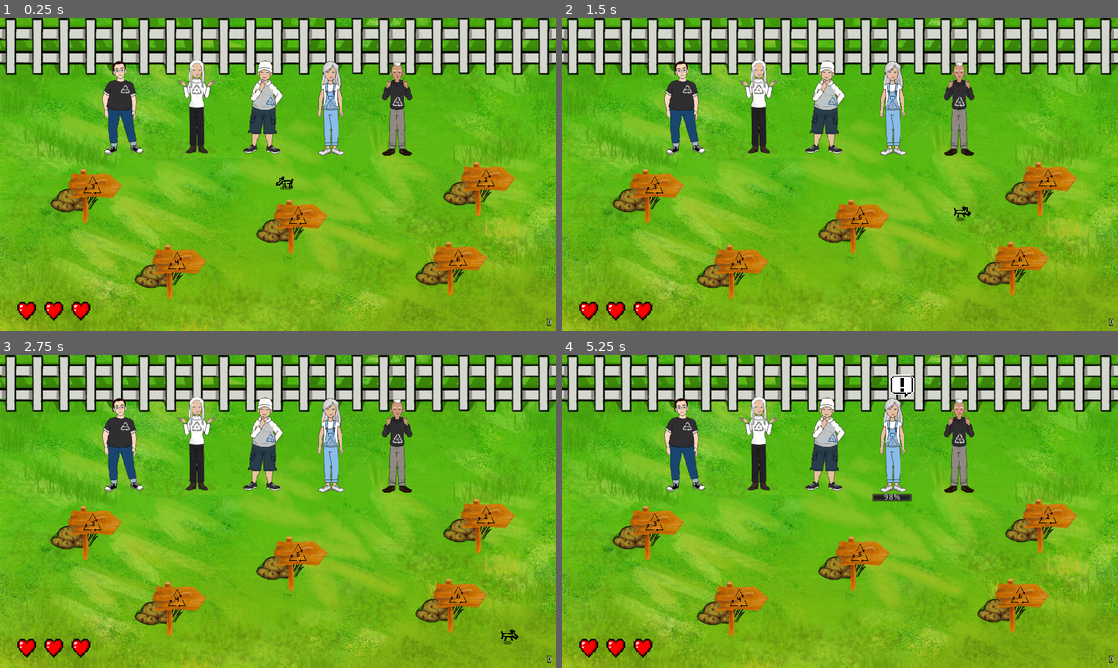
Above: before the commit, frames 1-4 (two rows, left to right).
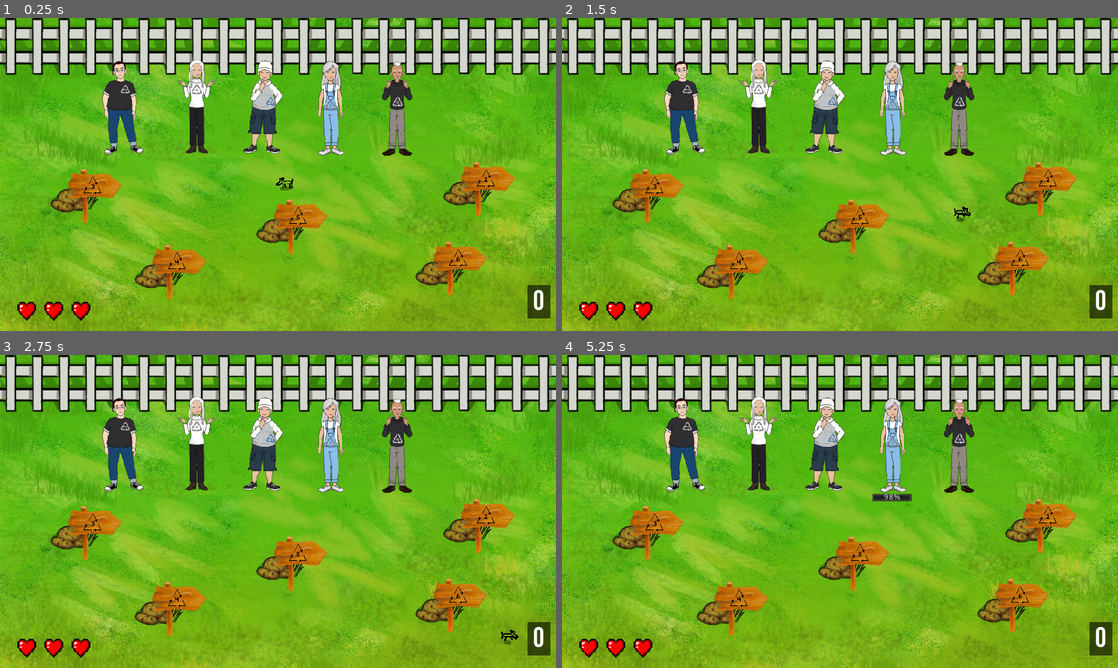
Above: after the commit, the same moments.

Repository: devlhm/FeiraTecnologica
Game: Godot game, scene res://Scenes/MainScene.tscn
Two runs of this game, one before a commit and one after it. Both use one fixed random seed, a clock stepped at 60 frames per second and the inputs below.
Inputs:
- Up to frame 1 (0.25 s): no input
- Up to frame 2 (1.5 s): tap Enter at 0.5 s; hold D (right) 0.53-1.28 s; hold E (interact) 0.53-1.28 s; hold S (down) from 1.28 s (still down); tap E (interact) at 1.35 s
- Up to frame 3 (2.75 s): tap Space at 2 s; release S (down) at 2.03 s; hold D (right) from 2.03 s (still down); hold E (interact) from 2.03 s (still down)
- Up to frame 4 (5.25 s): tap Enter at 2.75 s; release D (right) at 2.78 s; release E (interact) at 2.78 s; hold W (up) 2.78-3.53 s; tap E (interact) at 2.85, 4.35 s; hold E (interact) 3.53-4.28 s; hold A (left) 3.53-5.03 s; tap Space at 5 s; hold S (down) from 5.03 s (still down); hold E (interact) from 5.03 s (still down)

The runs differ from the first frame. In frame 1, 0.5% of the frame differs, in the area x 49-100%, y 50-99%; in frame 2, 0.5%; in frame 3, 0.5%; in frame 4, 0.7%, in the area x 59-100%, y 6-99%.

Commit message:
added dig and order sounds

Diff:
--- a/Scenes/DeliveryZone.tscn
+++ b/Scenes/DeliveryZone.tscn
@@ -2,7 +2,7 @@
 
 [ext_resource path="res://Sprites/Characters/pead_char.png" type="Texture" id=1]
 [ext_resource path="res://Scripts/DeliveryZone.gd" type="Script" id=2]
-[ext_resource path="res://Sprites/exclamation_mark.png" type="Texture" id=3]
+[ext_resource path="res://Sounds/right.ogg" type="AudioStream" id=3]
 
 [sub_resource type="RectangleShape2D" id=1]
 extents = Vector2( 25, 20 )
@@ -14,11 +14,9 @@
 request_chance = 0.3
 
 [node name="Exclamation" type="Sprite" parent="."]
-visible = false
 position = Vector2( 21, -100 )
 scale = Vector2( 0.2, 0.2 )
 z_index = 1
-texture = ExtResource( 3 )
 
 [node name="Sprite" type="Sprite" parent="."]
 position = Vector2( -2, 59 )
@@ -44,6 +42,8 @@
 }
 
 [node name="RightSFX" type="AudioStreamPlayer" parent="."]
+stream = ExtResource( 3 )
+volume_db = -2.0
 
 [node name="OrderSFX" type="AudioStreamPlayer" parent="."]
 
--- a/Scenes/HUD.tscn
+++ b/Scenes/HUD.tscn
@@ -1,8 +1,9 @@
-[gd_scene load_steps=5 format=2]
+[gd_scene load_steps=6 format=2]
 
 [ext_resource path="res://Scripts/HUD.gd" type="Script" id=1]
 [ext_resource path="res://Sprites/heart.png" type="Texture" id=2]
 [ext_resource path="res://Scenes/HPBar.gd" type="Script" id=3]
+[ext_resource path="res://Resources/BebasNeueDynamic.tres" type="DynamicFont" id=4]
 
 [sub_resource type="StyleBoxFlat" id=1]
 bg_color = Color( 0, 0, 0, 0.588235 )
@@ -22,21 +23,25 @@
 anchor_top = 1.0
 anchor_right = 1.0
 anchor_bottom = 1.0
-margin_left = -24.0
-margin_top = -30.0
-custom_constants/margin_right = 8
-custom_constants/margin_top = 8
-custom_constants/margin_left = 8
-custom_constants/margin_bottom = 8
+margin_left = -59.0
+margin_top = -99.0
+grow_horizontal = 0
+custom_constants/margin_right = 10
+custom_constants/margin_top = 20
+custom_constants/margin_left = 10
+custom_constants/margin_bottom = 20
 __meta__ = {
 "_edit_use_anchors_": false
 }
 
 [node name="ScoreLabel" type="Label" parent="Margin"]
-margin_left = 8.0
-margin_top = 8.0
-margin_right = 16.0
-margin_bottom = 22.0
+margin_left = 10.0
+margin_top = 20.0
+margin_right = 49.0
+margin_bottom = 79.0
+grow_horizontal = 0
+grow_vertical = 0
+custom_fonts/font = ExtResource( 4 )
 custom_styles/normal = SubResource( 1 )
 text = "0"
 align = 1
--- a/Scenes/MainScene.tscn
+++ b/Scenes/MainScene.tscn
@@ -9,7 +9,6 @@
 [ext_resource path="res://Scenes/Characters/PEBD.tscn" type="PackedScene" id=7]
 [ext_resource path="res://Scenes/Characters/PS.tscn" type="PackedScene" id=8]
 [ext_resource path="res://Scenes/Characters/PP.tscn" type="PackedScene" id=9]
-[ext_resource path="res://Sounds/musiquinha.ogg" type="AudioStream" id=10]
 
 [sub_resource type="StyleBoxFlat" id=1]
 content_margin_left = 10.0
@@ -35,6 +34,7 @@
 
 [node name="Player" parent="." instance=ExtResource( 1 )]
 position = Vector2( 490, 284 )
+scale = Vector2( 1.00323, 0.964518 )
 
 [node name="Hole2" parent="." instance=ExtResource( 2 )]
 position = Vector2( 276, 438 )
@@ -114,8 +114,3 @@
 
 [node name="DeliveryZone" parent="." instance=ExtResource( 3 )]
 position = Vector2( 210, 154 )
-
-[node name="Music" type="AudioStreamPlayer" parent="."]
-stream = ExtResource( 10 )
-volume_db = -8.0
-autoplay = true
--- /dev/null
+++ b/Scenes/Music.tscn
@@ -0,0 +1,8 @@
+[gd_scene load_steps=2 format=2]
+
+[ext_resource path="res://Sounds/musiquinha.ogg" type="AudioStream" id=1]
+
+[node name="Music" type="AudioStreamPlayer"]
+stream = ExtResource( 1 )
+volume_db = -8.0
+autoplay = true
--- a/Scenes/Player.tscn
+++ b/Scenes/Player.tscn
@@ -1,13 +1,22 @@
-[gd_scene load_steps=12 format=2]
+[gd_scene load_steps=13 format=2]
 
 [ext_resource path="res://Sprites/Placeholders/DogWalking.png" type="Texture" id=1]
 [ext_resource path="res://Scripts/Player.gd" type="Script" id=2]
 [ext_resource path="res://Sprites/Placeholders/DogAction.png" type="Texture" id=3]
 [ext_resource path="res://Sprites/Placeholders/Item.png" type="Texture" id=4]
+[ext_resource path="res://Sounds/cavando_sem_ruido.ogg" type="AudioStream" id=5]
 
 [sub_resource type="AtlasTexture" id=3]
 atlas = ExtResource( 1 )
 region = Rect2( 0, 0, 32, 32 )
+
+[sub_resource type="AtlasTexture" id=4]
+atlas = ExtResource( 3 )
+region = Rect2( 0, 0, 32, 32 )
+
+[sub_resource type="AtlasTexture" id=5]
+atlas = ExtResource( 3 )
+region = Rect2( 32, 0, 32, 32 )
 
 [sub_resource type="AtlasTexture" id=6]
 atlas = ExtResource( 1 )
@@ -17,14 +26,6 @@
 atlas = ExtResource( 1 )
 region = Rect2( 32, 0, 32, 32 )
 
-[sub_resource type="AtlasTexture" id=4]
-atlas = ExtResource( 3 )
-region = Rect2( 0, 0, 32, 32 )
-
-[sub_resource type="AtlasTexture" id=5]
-atlas = ExtResource( 3 )
-region = Rect2( 32, 0, 32, 32 )
-
 [sub_resource type="SpriteFrames" id=1]
 animations = [ {
 "frames": [ SubResource( 3 ) ],
@@ -32,14 +33,14 @@
 "name": "Idle",
 "speed": 5.0
 }, {
+"frames": [ SubResource( 4 ), SubResource( 5 ) ],
+"loop": true,
+"name": "Action",
+"speed": 8.0
+}, {
 "frames": [ SubResource( 6 ), SubResource( 7 ) ],
 "loop": true,
 "name": "Walk",
-"speed": 8.0
-}, {
-"frames": [ SubResource( 4 ), SubResource( 5 ) ],
-"loop": true,
-"name": "Action",
 "speed": 8.0
 } ]
 
@@ -66,3 +67,7 @@
 [node name="Collision" type="CollisionShape2D" parent="."]
 visible = false
 shape = SubResource( 2 )
+
+[node name="DigSFX" type="AudioStreamPlayer" parent="."]
+stream = ExtResource( 5 )
+volume_db = -2.0
--- a/Scripts/DeliveryZone.gd
+++ b/Scripts/DeliveryZone.gd
@@ -77,6 +77,8 @@
 
 func start_request():
 	requesting = true
+	$RightSFX.play()
+	$RightSFX.pitch_scale = rand_range(0.9, 1.1)
 	$Exclamation.show()
 	$DeliveryTimeBar.show()
 	$DeliveryTimeTween.interpolate_property($DeliveryTimeBar, "value", $DeliveryTimeBar.value, 0, request_duration)
@@ -84,6 +86,7 @@
 
 func _on_delivery_timeout(_object: Object, _key: NodePath) -> void:
 	emit_signal("delivery_timeout")
+	requesting = false
 
 	yield(get_tree().create_timer(1.0), "timeout")
 
--- a/Scripts/GameController.gd
+++ b/Scripts/GameController.gd
@@ -5,9 +5,11 @@
 
 var score : int = 0
 var lowering_duration_score = 3
+var pitch_rand : float = .2
 signal lower_duration
 
 func _ready() -> void:
+	randomize()
 	set_hole_types()
 
 func set_hole_types() -> void:
@@ -15,7 +17,6 @@
 
 	var types = ItemTypes.Types.values()
 	for hole in holes:
-		randomize()
 		var i = randi() % types.size() if types.size() > 1 else 0
 		var type = types[i]
 		types.remove(i)
--- a/Scripts/Player.gd
+++ b/Scripts/Player.gd
@@ -40,6 +40,9 @@
 			velocity = Vector2()
 
 func interact(item: int) -> void:
+	randomize()
+	$DigSFX.pitch_scale = rand_range(0.8, 1.2)
+	$DigSFX.play()
 	itemType = item
 	state = States.ACTION
 
--- a/project.godot
+++ b/project.godot
@@ -58,6 +58,7 @@
 
 ItemTypes="*res://Scripts/ItemTypes.gd"
 GameController="*res://Scripts/GameController.gd"
+Music="*res://Scenes/Music.tscn"
 
 [debug]
 
@@ -67,6 +68,7 @@
 
 window/size/width=960
 window/size/height=540
+window/size/resizable=false
 window/size/test_width=960
 window/size/test_height=540
 window/stretch/mode="2d"
Not shown: 1 places in Scenes/MainScene.tscn that only renumber resources
Not shown, added: Sounds/cavando_sem_ruido.ogg.import
Not shown, added: Sounds/right.ogg.import
Binary file added: Sprites/Icons/Balao.png
Not shown, added: Sprites/Icons/Balao.png.import
Not shown, added: Sounds/cavando_sem_ruido.ogg
Not shown, added: Sounds/right.ogg
